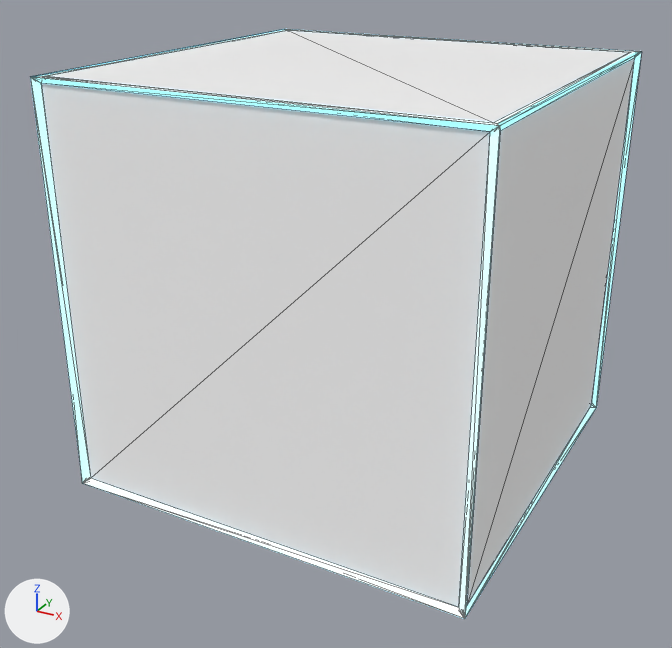
The glTF model public/tesseract.gltf: old version first, new version second.
Rendered twice from a camera (50 mm lens) standing at (8.05, -15.6, 6.48) and looking at (-0.18, -0.62, -1.01). Arrows for +X, +Y and +Z are at lower left; the lights stay in place. Mesh edges are drawn as thin lines. Where no turn or scale is listed for an object, it has been applied to the vertices. Vertices at the same position are counted once.
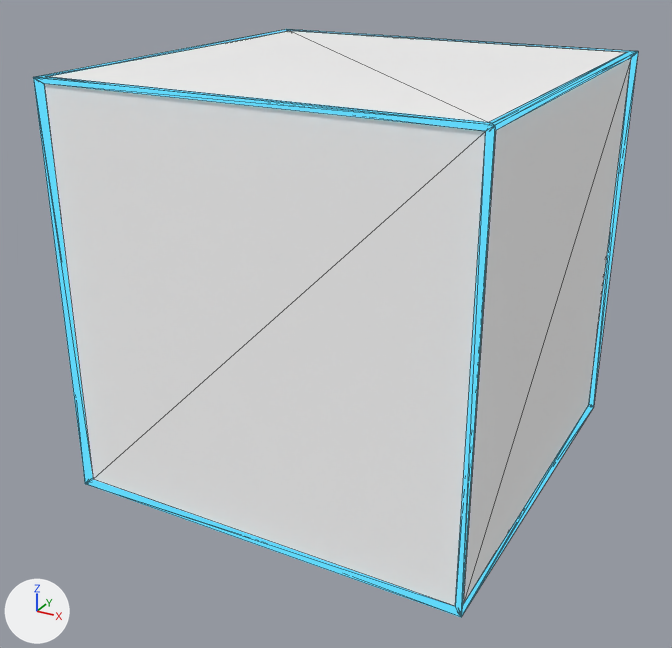
The change in detail:
Material 'Frames' (mat_frames) changes colour from white #ffffff to black #000000; in linear values from (1.0, 1.0, 1.0) to (0.0, 0.0, 0.0).
me_cube has 128 vertices, 432 faces and spans x -4.15..4.15, y -4.09..4.05, z -4.01..4.01.
me_cube is used by ob_cube; location (0.0, 0.0, 0.0).
me_cube part 1: all 32 vertices in x 3.87..4.15, y -4.09..4.05, z -4.01..4.01 are moved by (-0.07, 0.0, 0.0).
me_cube part 2: all 32 vertices in x -4.15..-3.87, y -4.09..4.05, z -4.01..4.01 are moved by (0.07, 0.0, 0.0).

Pixel boxes [x1, y1, x2, y2] of what changed, in the pictures (672 x 648 px; the box of a moved part takes in the faces that stretch with it):
'Cube', recoloured, reshaped: before [30, 29, 642, 619]; after [33, 29, 638, 617]
part 1 of me_cube, moved or reshaped: before [459, 52, 642, 618]; after [455, 51, 638, 617]
part 2 of me_cube, moved or reshaped: before [30, 29, 640, 619]; after [33, 29, 637, 617]
